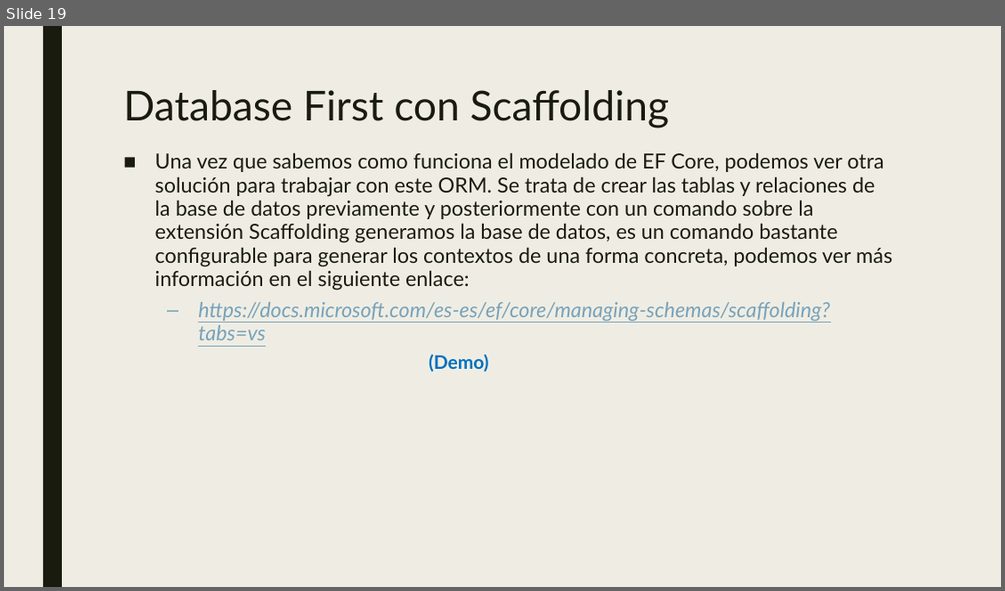
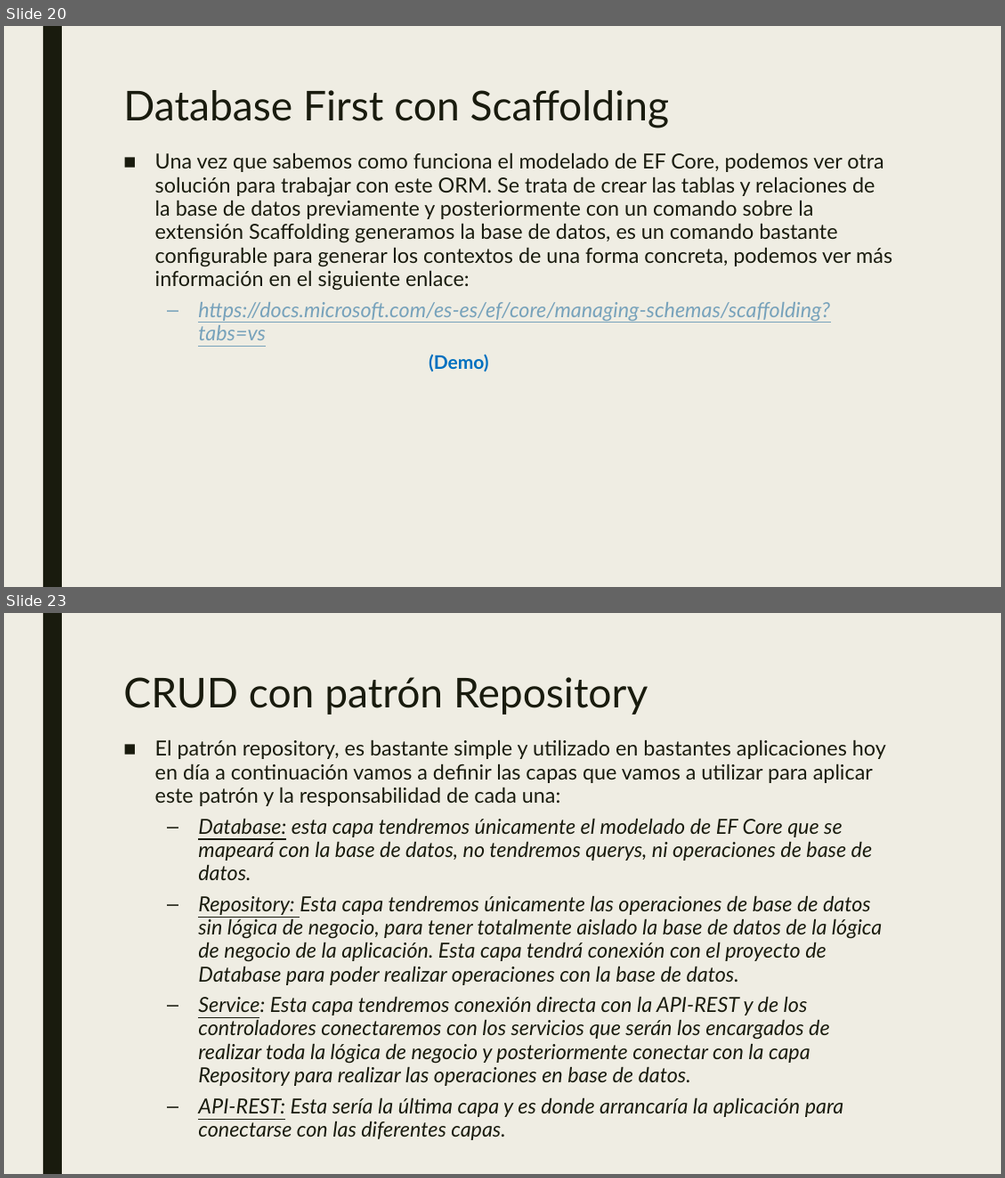
Before and after one commit to dadjh85/Demo5-Curso-.NetCore3.1, a slide deck: doc/Demo5- Curso .NET Core.pptx. Shown one above the other, each under a label of ours: slide 19 before the commit, slides 20 and 23 after it; the slides between them are not shown. The pictures are 1005x591 and 1005x1178 pixels, drawn with LibreOffice and Linux fonts; fonts in the diff are those of the drawing. Boxes give left, top, right and bottom in pixels: in the first picture for what was removed or moved away, otherwise in the second. Text is boxed around its words. In the diff, an @@ line names an element or a change of style, - is before the commit and + after.

Commit message:
* Finish pptx and added Repository

```diff
--- a/doc/Demo5- Curso .NET Core.pptx
+++ b/doc/Demo5- Curso .NET Core.pptx
@@ slide 23 added at (4,613,1001,1174), background #EFEDE3; not listed: 1 template element that a slide beside it also shows @@
@@ title added at (123,677,647,714), 39.6 pt, text #191B0E @@
+CRUD con patrón Repository
@@ text added at (155,739,886,1140), 20 pt, text #191B0E, italic @@
+■ El patrón repository, es bastante simple y utilizado en bastantes aplicaciones hoy en día a continuación vamos a definir las capas que vamos a utilizar para aplicar este patrón y la responsabilidad de cada una:
+  – Database: esta capa tendremos únicamente el modelado de EF Core que se mapeará con la base de datos, no tendremos querys, ni operaciones de base de datos.
+  – Repository: Esta capa tendremos únicamente las operaciones de base de datos sin lógica de negocio, para tener totalmente aislado la base de datos de la lógica de negocio de la aplicación. Esta capa tendrá conexión con el proyecto de Database para poder realizar operaciones con la base de datos.
+  – Service: Esta capa tendremos conexión directa con la API-REST y de los controladores conectaremos con los servicios que serán los encargados de realizar toda la lógica de negocio y posteriormente conectar con la capa Repository para realizar las operaciones en base de datos.
+  – API-REST: Esta sería la última capa y es donde arrancaría la aplicación para conectarse con las diferentes capas.
@@ what was slide 19 is now slide 20 @@
```
Also in this commit, not shown: 2 slides changed, 6 other slides added, 2 other files.
